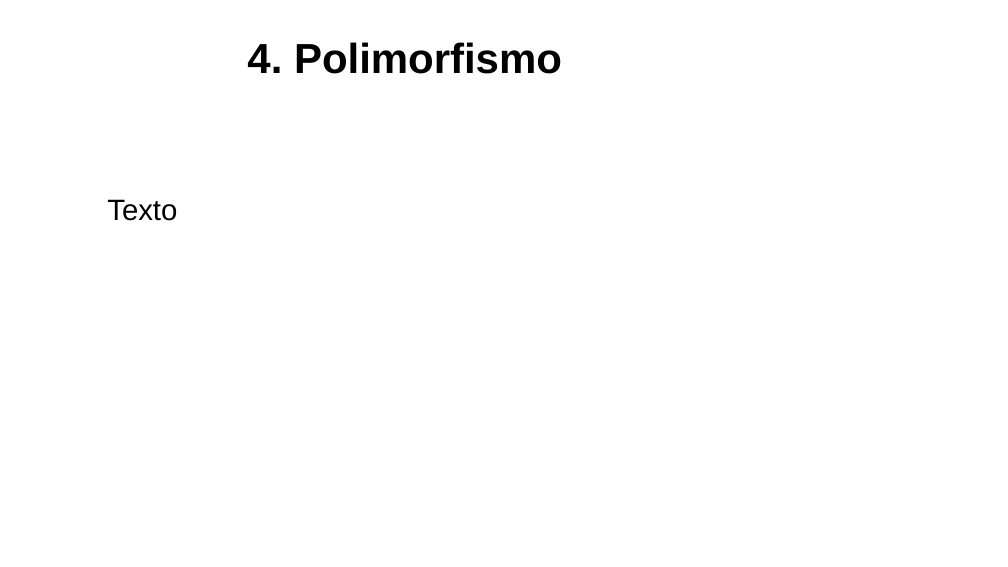
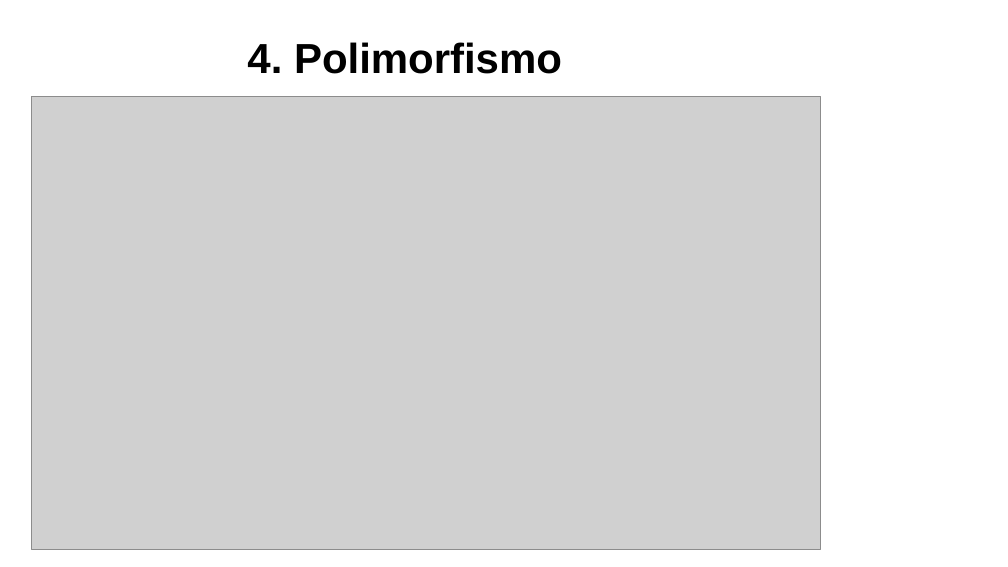
Before and after one commit to lucasdorador/Projetos, a slide deck: slide 10 of TDP/1o. Semestre 2018/Apresentação.pptx (slide 9 before the commit). Drawn at 1008x567 pixels with LibreOffice and Linux fonts; fonts in the diff are those of the drawing; grey boxes stand for pictures; background and template pictures are left out. Boxes give left, top, right and bottom in pixels: in the first picture for what was removed or moved away, otherwise in the second. Text is boxed around its words. In the diff, an @@ line names an element or a change of style, - is before the commit and + after.

```diff
--- a/TDP/1o. Semestre 2018/Apresentação.pptx
+++ b/TDP/1o. Semestre 2018/Apresentação.pptx
@@ picture added at (32, 96, 821, 549) @@
@@ text removed at (107, 199, 177, 221) @@
-Texto
```
Also in this commit, not shown: 3 other slides changed, 11 slides added, 3 slides removed, 3 other files.
